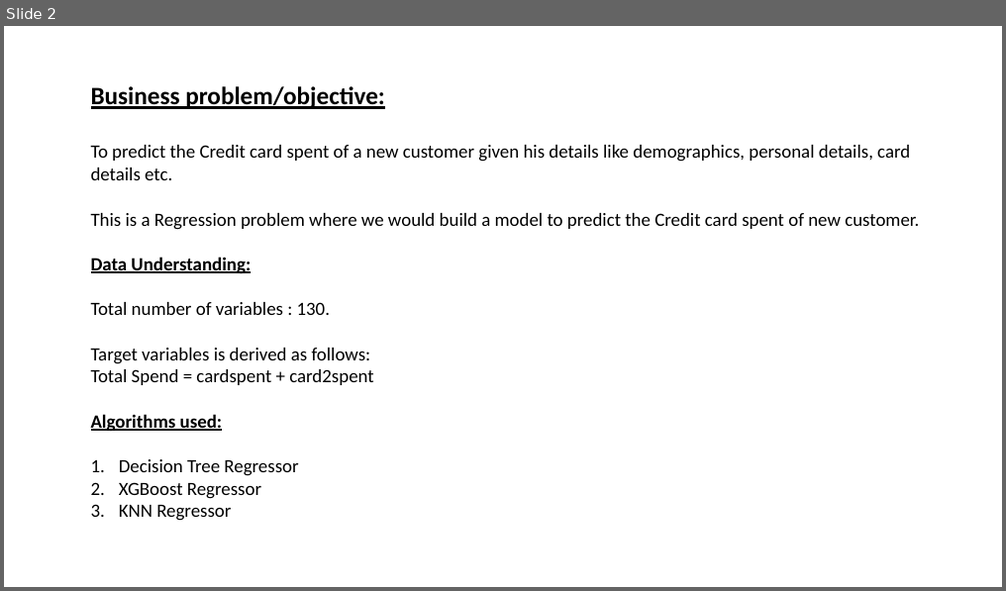
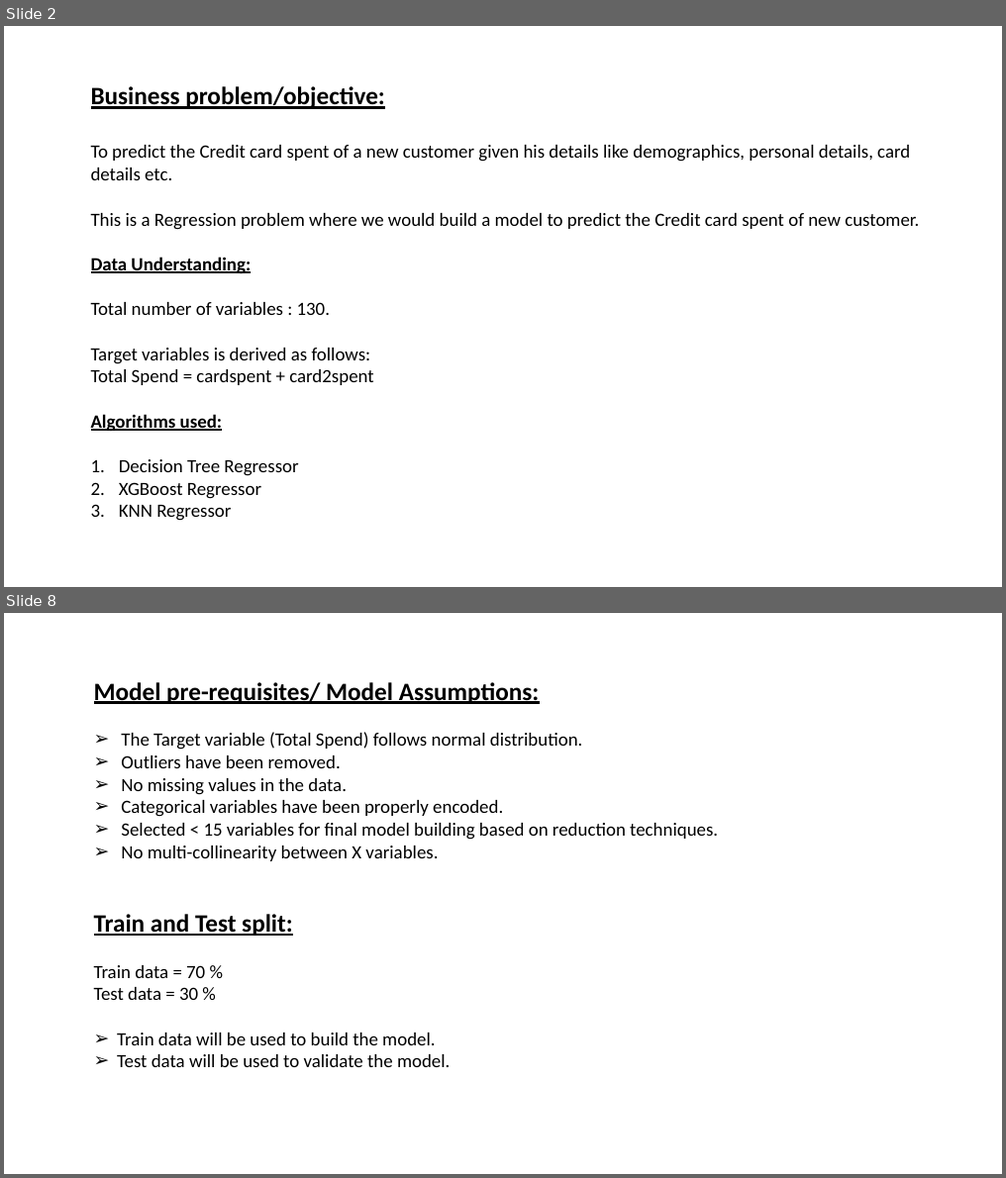
Before and after one commit to devarun07/Analytix, a slide deck: Projects/1. Predicting Credit Card Spend & Identifying Key Drivers/Submission.pptx. Shown one above the other, each under a label of ours: slide 2 before the commit, slides 2 and 8 after it; the slides between them are not shown. The pictures are 1006x591 and 1006x1178 pixels, drawn with LibreOffice and Linux fonts; fonts in the diff are those of the drawing. Boxes give left, top, right and bottom in pixels: in the first picture for what was removed or moved away, otherwise in the second. Text is boxed around its words. In the diff, an @@ line names an element or a change of style, - is before the commit and + after.

```diff
--- a/Projects/1. Predicting Credit Card Spend & Identifying Key Drivers/Submission.pptx
+++ b/Projects/1. Predicting Credit Card Spend & Identifying Key Drivers/Submission.pptx
@@ slide 8 added at (4,613,1002,1174), background #FFFFFF @@
@@ text added at (94,682,718,1067), 18 pt, text #000000 @@
+Model pre-requisites/ Model Assumptions:
+➢ The Target variable (Total Spend) follows normal distribution.
+➢ Outliers have been removed.
+➢ No missing values in the data.
+➢ Categorical variables have been properly encoded.
+➢ Selected < 15 variables for final model building based on reduction techniques.
+➢ No multi-collinearity between X variables.
+Train and Test split:
+Train data = 70 %
+Test data = 30 %
+➢ Train data will be used to build the model.
+➢ Test data will be used to validate the model.
```
Also in this commit, not shown: 7 other slides added, 1 slide removed, 3 other files.
